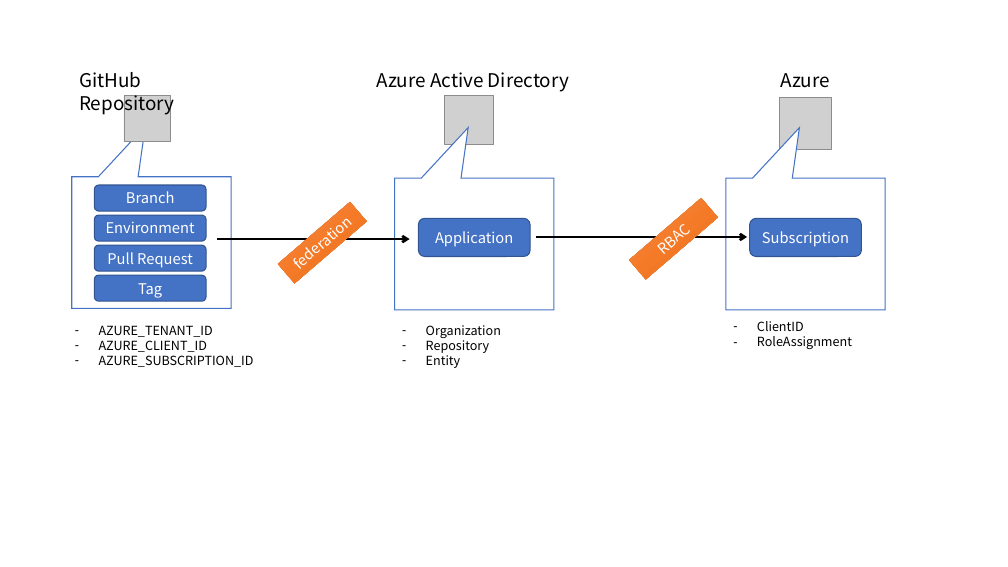
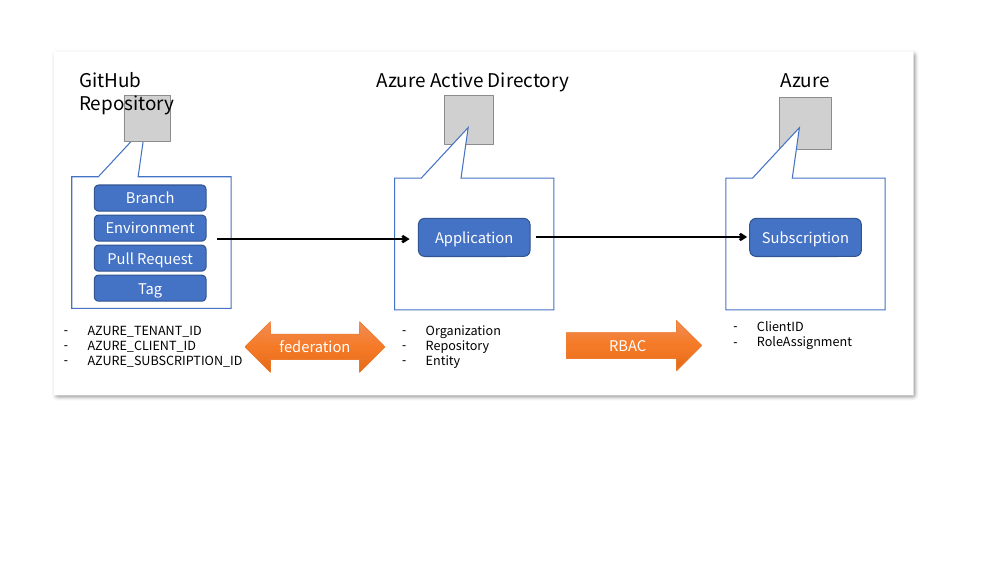
Before and after one commit to ayuina/apim-devops-sample, a slide deck: slide 5 of images/figures.pptx. Drawn at 1008x567 pixels with LibreOffice and Linux fonts; fonts in the diff are those of the drawing; grey boxes stand for pictures. Boxes give left, top, right and bottom in pixels: in the first picture for what was removed or moved away, otherwise in the second. Text is boxed around its words. In the diff, an @@ line names an element or a change of style, - is before the commit and + after.

```diff
--- a/images/figures.pptx
+++ b/images/figures.pptx
@@ rectangle added at <box>54,51,914,395</box>, fill #FFFFFF @@
@@ text "AZURE_TENANT_ID": place and size @@
-text "AZURE_TENANT_ID" at <box>99,325,254,367</box>
+text "AZURE_TENANT_ID" at <box>88,325,243,367</box>
@@ left right arrow "federation" at <box>245,321,385,372</box>: rectangle to left right arrow; rotation 319 to 0 degrees @@
@@ right arrow "RBAC" at <box>566,321,702,371</box>: rectangle to right arrow; rotation 319 to 0 degrees @@
```
Also in this commit, not shown: 1 slide added, 5 other files.
